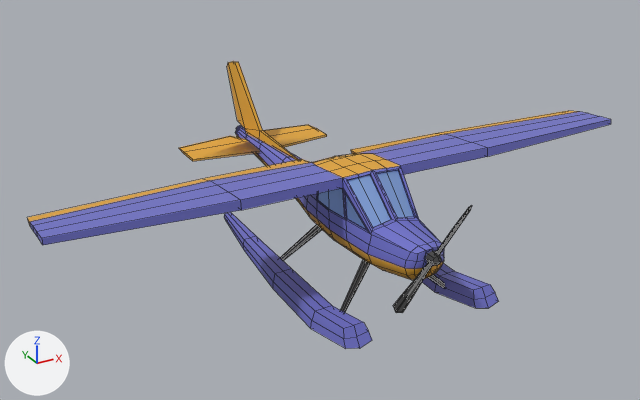
Two versions of the FBX model SOS/Assets/3DModels/Avión/avion.fbx, one commit apart.
Before and after are seen from a 50 mm camera at (-12.93, -23.05, 11.37) aimed at (-0.03, 0.41, -0.36). Every picture has the same lights, and +X, +Y and +Z are marked at lower left. Mesh edges are drawn as thin lines. Where no turn or scale is listed for an object, it has been applied to the vertices. Vertices at the same position are counted once.

Names of what the first picture shows: 'Plane_Edit'.
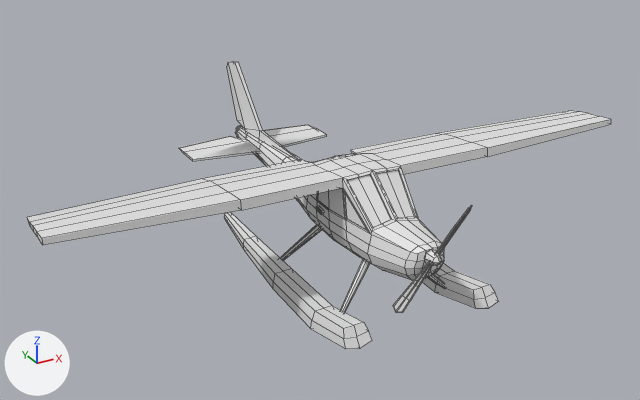
Pixel boxes (x1, y1, x2, y2) of what changed, in the pictures (640 x 400 px):
part 1 of me_cube_004, recoloured (blue to white): (30, 112, 611, 348) in both
part 2 of me_cube_004, recoloured (blue to white): (318, 170, 414, 230) in both
part 3 of me_cube_004, recoloured (orange to white): (27, 61, 580, 280) in both
part 4 of me_cube_004, recoloured: (280, 206, 472, 313) in both

What the commit changed:
Material 'Material.001' (mat_material_001) is new.
Its base color is (0.8, 0.8, 0.8) (white #e7e7e7).
me_cube_004 is used by ob_plane_edit; location (0.0, 0.0, 0.0).
me_cube_004 had 752 vertices, 722 faces and spanned x -9.5..9.4, y -6.2..7.6, z -2.3..2.8.
me_cube_004 now has 772 vertices, 716 faces and spans x -9.5..9.4, y -6.2..7.6, z -2.3..2.8.
me_cube_004 part 1: 266 faces spanning x -9.5..9.4, y -5.9..6.8, z -2.2..1.8 switch from mat_avion1 (blue #7072cb) to mat_material_001 (white #e7e7e7).
me_cube_004 part 2: 14 faces spanning x -1.1..1.0, y -4.0..0.6, z 0.5..1.7 switch from mat_avion2 (blue #a4c6ff) to mat_material_001 (white #e7e7e7).
me_cube_004 part 3: 210 faces spanning x -9.5..9.4, y -5.8..7.6, z -0.9..2.8 switch from mat_avion3 (orange #e7a931) to mat_material_001 (white #e7e7e7).
me_cube_004 part 4: 200 faces spanning x -2.6..2.6, y -6.2..7.1, z -2.3..1.7 switch from mat_metal (dark grey #676767) to mat_material_001 (white #e7e7e7).
